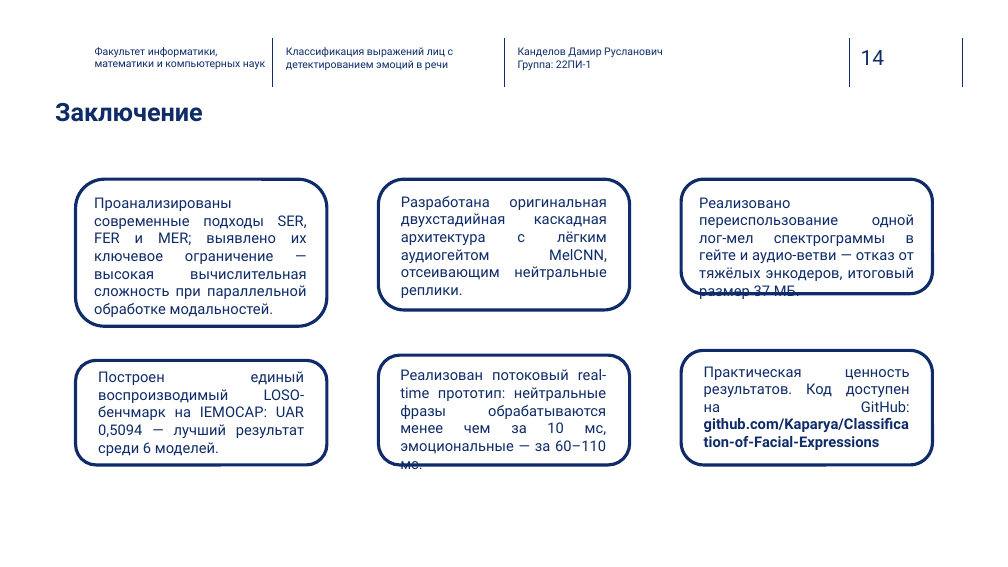
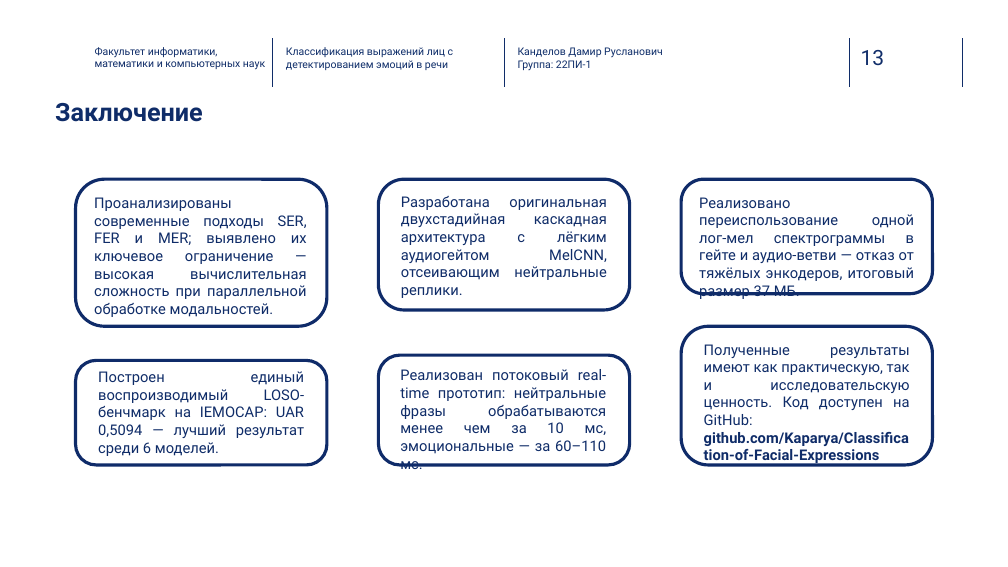
Before and after one commit to Kaparya/Classification-of-Facial-Expressions, a slide deck: slide 13 of Diploma_presentation.pptx (slide 14 before the commit). Drawn at 1008x567 pixels with LibreOffice and Linux fonts; fonts in the diff are those of the drawing; background and template pictures are left out. Boxes give left, top, right and bottom in pixels: in the first picture for what was removed or moved away, otherwise in the second. Text is boxed around its words. In the diff, an @@ line names an element or a change of style, - is before the commit and + after.

```diff
--- a/Diploma_presentation.pptx
+++ b/Diploma_presentation.pptx
@@ page number at (x1=861, y1=50, x2=885, y2=66): text changed @@
-14
+13
@@ rounded rectangle resized from (x1=681, y1=350, x2=932, y2=465) to (x1=681, y1=327, x2=932, y2=465) @@
@@ text at (x1=704, y1=344, x2=910, y2=465): text changed; bold off @@
-Практическая ценность результатов. Код доступен на GitHub: github.com/Kaparya/Classification-of-Facial-Expressions
+Полученные результаты имеют как практическую, так и исследовательскую ценность. Код доступен на GitHub: github.com/Kaparya/Classification-of-Facial-Expressions
```
Also in this commit, not shown: 4 other slides changed, 1 slide added, 1 slide removed, 18 other files.
